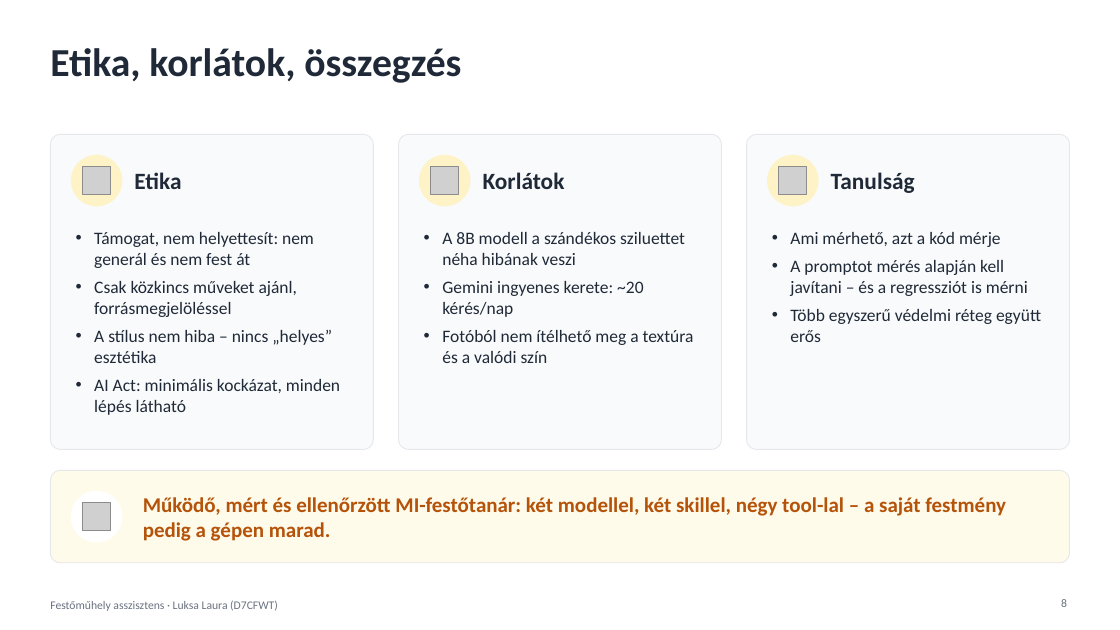
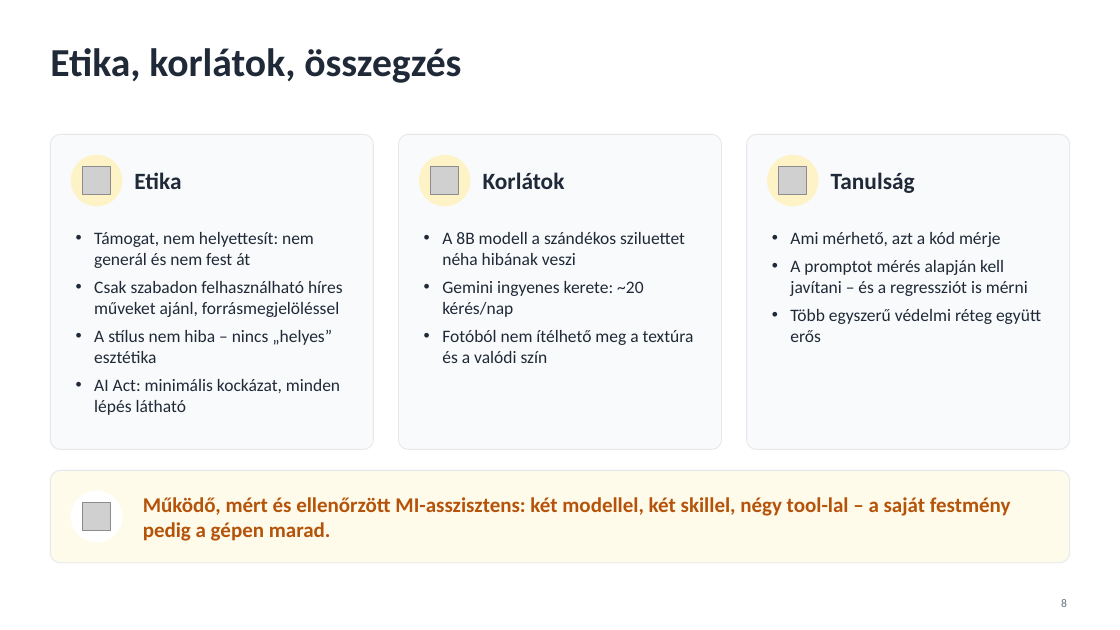
Before and after one commit to Torpe17/painting-studio-assistant, a slide deck: slide 8 of docs/Festomuhely_asszisztens_prezentacio.pptx. Drawn at 1120x630 pixels with LibreOffice and Linux fonts; fonts in the diff are those of the drawing; grey boxes stand for pictures. Boxes give left, top, right and bottom in pixels: in the first picture for what was removed or moved away, otherwise in the second. Text is boxed around its words. In the diff, an @@ line names an element or a change of style, - is before the commit and + after.

Commit message:
Presentation: wording fixes, no footer, amber comparison table
- "MI-asszisztens" instead of "MI-festőtanár"; no flattery line
- "tónusérték" instead of "valőr"; "híres / szabadon felhasználható
  festmények" instead of "közkincs"; "prompt injection" on the security slide
- footer removed (slide numbers kept); table restyled in the deck's amber

```diff
--- a/docs/Festomuhely_asszisztens_prezentacio.pptx
+++ b/docs/Festomuhely_asszisztens_prezentacio.pptx
@@ text at (94,281,343,317): text changed @@
-• Csak közkincs műveket ajánl, forrásmegjelöléssel
+• Csak szabadon felhasználható híres műveket ajánl, forrásmegjelöléssel
@@ text at (143,497,1011,541): text changed @@
-Működő, mért és ellenőrzött MI-festőtanár: két modellel, két skillel, négy tool-lal – a saját festmény pedig a gépen marad.
+Működő, mért és ellenőrzött MI-asszisztens: két modellel, két skillel, négy tool-lal – a saját festmény pedig a gépen marad.
@@ text removed at (50,600,278,611) @@
-Festőműhely asszisztens · Luksa Laura (D7CFWT)
```
Also in this commit, not shown: 7 other slides changed.
